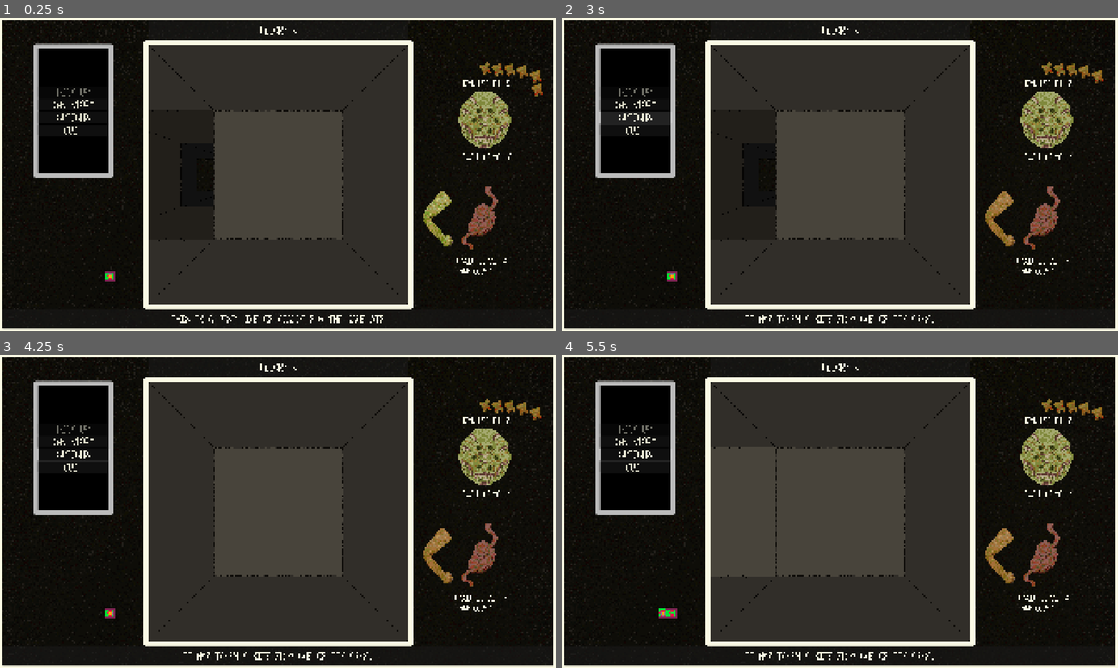
Above: before the commit, frames 1-4 (two rows, left to right).
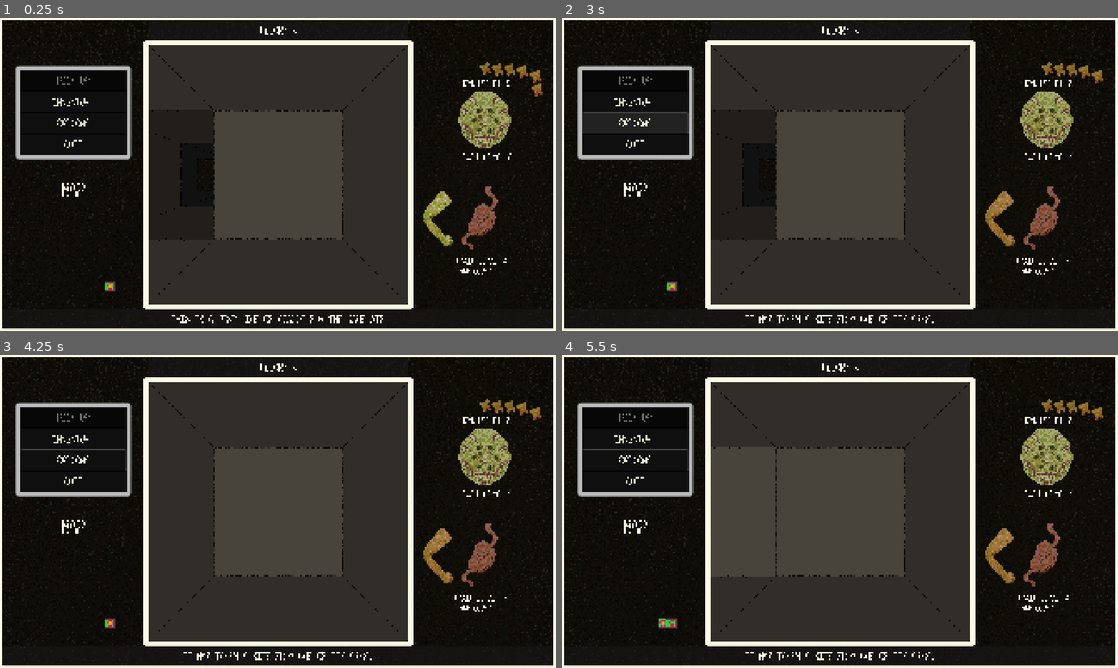
Above: after the commit, the same moments.

Repository: sym-z/arm-to-the-teeth
Game: Godot game, scene res://scenes/testing_level/testing_level.tscn
Two runs of this game, one before a commit and one after it. Both use one fixed random seed, a clock stepped at 60 frames per second and the inputs below. The project has no main scene, so this scene is started directly.
Inputs (mouse positions are in pixels of both pictures, inside the frame that each line leads up to):
- Up to frame 1 (0.25 s): no input
- Up to frame 2 (3 s): click "INVENTORY" at 0.5 s; click "EAT" at 1.25 s; click "BACK" at 2 s; click "OPTIONS" at 2.75 s
- Up to frame 3 (4.25 s): move the mouse to (400, 495) at 3.52 s; hold D (turn_right) from 3.53 s (still down); click (400, 495) at 3.67 s
- Up to frame 4 (5.5 s): move the mouse to (728, 527) at 4.27 s; release D (turn_right) at 4.28 s; hold S (move_back) 4.28-5.03 s; move the mouse to (895, 442) at 5.02 s; hold D (turn_right) from 5.03 s (still down)

The runs differ from the first frame. In frame 1, 2.8% of the frame differs, in the area x 2-24%, y 8-88%; in frame 2, 3.2%; in frame 3, 2.9%; in frame 4, 3.0%.

Commit message:
Mini map label

Diff:
--- a/src/prefabs/ui/ui.tscn
+++ b/src/prefabs/ui/ui.tscn
@@ -390,7 +390,7 @@
 full_log_scroller = NodePath("Log/Log Full Window/Log Message Container/ScrollContainer")
 full_log_back_button = NodePath("Log/Full Window Back Button")
 viewport_header_label = NodePath("Viewport Header Container/Viewport Header Label")
-mini_map = NodePath("Mini Map")
+mini_map = NodePath("Mini Map Layer/Mini Map")
 combat_viewport = NodePath("Combat Viewport")
 head_anim = NodePath("Stat Showcase/Head")
 stomach_anim = NodePath("Stat Showcase/Stomach")
@@ -429,21 +429,25 @@
 
 [node name="Pick Up" type="Button" parent="Context Menu/Button Container"]
 layout_mode = 2
+size_flags_vertical = 3
 theme = ExtResource("5_cllw1")
 text = "PICK UP"
 
 [node name="Inventory" type="Button" parent="Context Menu/Button Container"]
 layout_mode = 2
+size_flags_vertical = 3
 theme = ExtResource("4_htiv7")
 text = "INVENTORY"
 
 [node name="Options" type="Button" parent="Context Menu/Button Container"]
 layout_mode = 2
+size_flags_vertical = 3
 theme = ExtResource("5_cllw1")
 text = "OPTIONS"
 
 [node name="Quit" type="Button" parent="Context Menu/Button Container"]
 layout_mode = 2
+size_flags_vertical = 3
 theme = ExtResource("5_cllw1")
 text = "QUIT"
 
@@ -648,15 +652,28 @@
 horizontal_alignment = 1
 vertical_alignment = 1
 
-[node name="Mini Map" parent="." node_paths=PackedStringArray("root_ui") instance=ExtResource("15_gtvwi")]
+[node name="Mini Map Layer" type="CanvasLayer" parent="."]
+
+[node name="Header" type="Label" parent="Mini Map Layer"]
+offset_left = 211.0
+offset_top = 564.0
+offset_right = 291.0
+offset_bottom = 617.0
+theme_override_fonts/font = ExtResource("18_w51vb")
+theme_override_font_sizes/font_size = 53
+text = "MAP"
+horizontal_alignment = 1
+vertical_alignment = 1
+
+[node name="Mini Map" parent="Mini Map Layer" node_paths=PackedStringArray("root_ui") instance=ExtResource("15_gtvwi")]
 z_index = 1
-position = Vector2(91, 602)
+position = Vector2(91, 637)
 scale = Vector2(4, 4)
-root_ui = NodePath("..")
+root_ui = NodePath("../..")
 
 [connection signal="pressed" from="Context Menu/Button Container/Pick Up" to="." method="_on_pick_up_pressed"]
 [connection signal="pressed" from="Context Menu/Button Container/Inventory" to="." method="_on_inventory_pressed"]
 [connection signal="pressed" from="Inventory/Back Button" to="." method="_on_back_button_pressed"]
 [connection signal="gui_input" from="Log/Log Line Window" to="." method="_on_log_line_window_gui_input"]
 [connection signal="pressed" from="Log/Full Window Back Button" to="." method="_on_full_window_back_button_pressed"]
-[connection signal="mini_map_ready" from="Mini Map" to="." method="_on_mini_map_mini_map_ready"]
+[connection signal="mini_map_ready" from="Mini Map Layer/Mini Map" to="." method="_on_mini_map_mini_map_ready"]
--- a/src/themes/context_menu/margin_container/context_menu_margin_container.tres
+++ b/src/themes/context_menu/margin_container/context_menu_margin_container.tres
@@ -1,7 +1,7 @@
 [gd_resource type="Theme" format=3 uid="uid://c4hxwvlb3lk68"]
 
 [resource]
-MarginContainer/constants/margin_bottom = 545
-MarginContainer/constants/margin_left = 130
-MarginContainer/constants/margin_right = 1545
-MarginContainer/constants/margin_top = 105
+MarginContainer/constants/margin_bottom = 610
+MarginContainer/constants/margin_left = 70
+MarginContainer/constants/margin_right = 1485
+MarginContainer/constants/margin_top = 180
